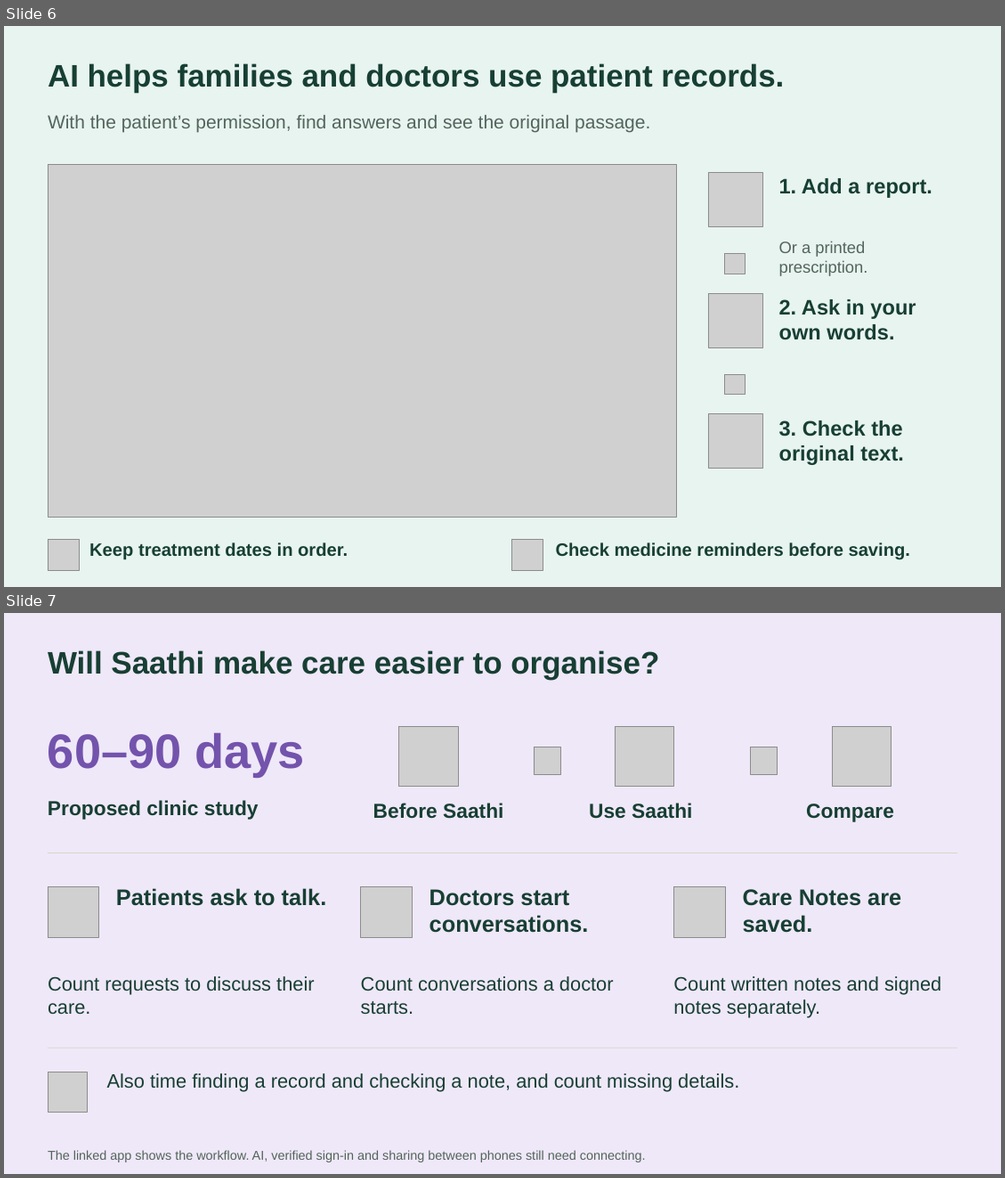
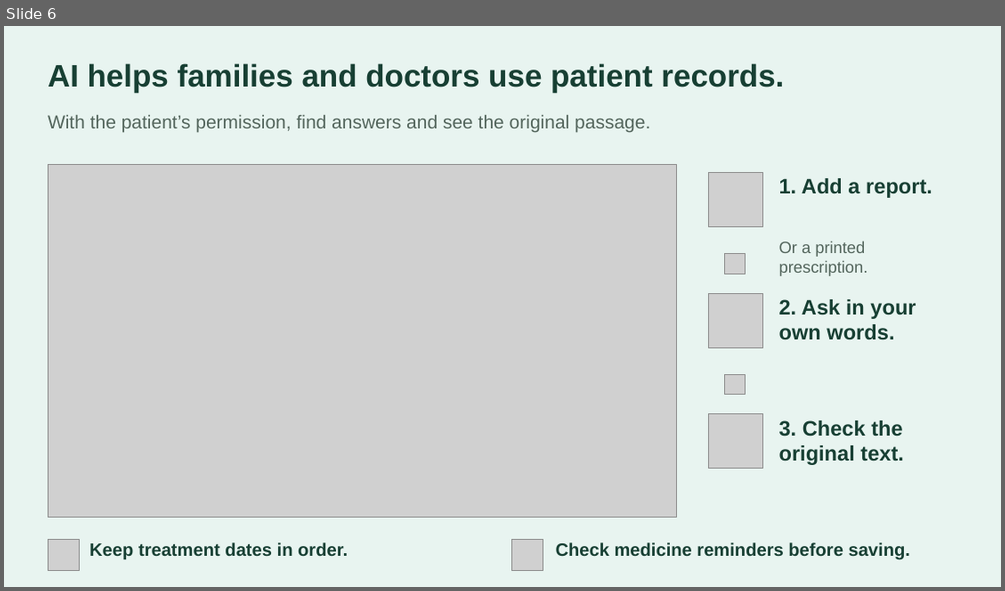
Before and after one commit to basithladdu/healthathon, a slide deck: submission/Saathi_Healthathon_Final.pptx. Shown one above the other, each under a label of ours: slides 6 and 7 before the commit, slide 6 after it. The pictures are 1005x1178 and 1005x591 pixels, drawn with LibreOffice and Linux fonts; fonts in the diff are those of the drawing; grey boxes stand for pictures. Boxes give left, top, right and bottom in pixels: in the first picture for what was removed or moved away, otherwise in the second. Text is boxed around its words. In the diff, an @@ line names an element or a change of style, - is before the commit and + after.

```diff
--- a/submission/Saathi_Healthathon_Final.pptx
+++ b/submission/Saathi_Healthathon_Final.pptx
@@ slide 7 removed at [4, 613, 1001, 1174], background #EFE8F8 @@
@@ text removed at [48, 650, 659, 680] @@
-Will Saathi make care easier to organise?
@@ text removed at [48, 732, 305, 777] @@
-60–90 days
@@ picture removed at [399, 727, 458, 786] @@
@@ picture removed at [615, 727, 674, 786] @@
@@ picture removed at [832, 727, 890, 786] @@
@@ picture removed at [534, 747, 560, 774] @@
@@ picture removed at [751, 747, 777, 774] @@
@@ text removed at [48, 800, 259, 819] @@
-Proposed clinic study
@@ text removed at [373, 803, 503, 819] @@
-Before Saathi
@@ text removed at [589, 803, 692, 819] @@
-Use Saathi
@@ text removed at [806, 803, 894, 822] @@
-Compare
@@ line removed from (48, 853) to (957, 853) @@
@@ picture removed at [48, 887, 99, 938] @@
@@ text removed at [116, 888, 327, 906] @@
-Patients ask to talk.
@@ picture removed at [361, 887, 413, 938] @@
@@ text removed at [429, 889, 589, 933] @@
-Doctors start conversations.
@@ picture removed at [674, 887, 726, 938] @@
@@ text removed at [743, 889, 901, 933] @@
-Care Notes are saved.
@@ text removed at [48, 976, 314, 1014] @@
-Count requests to discuss their care.
@@ text removed at [361, 976, 614, 1014] @@
-Count conversations a doctor starts.
@@ text removed at [673, 976, 941, 1018] @@
-Count written notes and signed notes separately.
@@ line removed from (48, 1047) to (957, 1047) @@
@@ picture removed at [48, 1072, 87, 1111] @@
@@ text removed at [107, 1073, 739, 1092] @@
-Also time finding a record and checking a note, and count missing details.
@@ text removed at [48, 1150, 646, 1162] @@
-The linked app shows the workflow. AI, verified sign-in and sharing between phones still need connecting.
```
Also in this commit, not shown: 1 slide changed, 2 slides added, 1 other slide removed, 14 other files.
